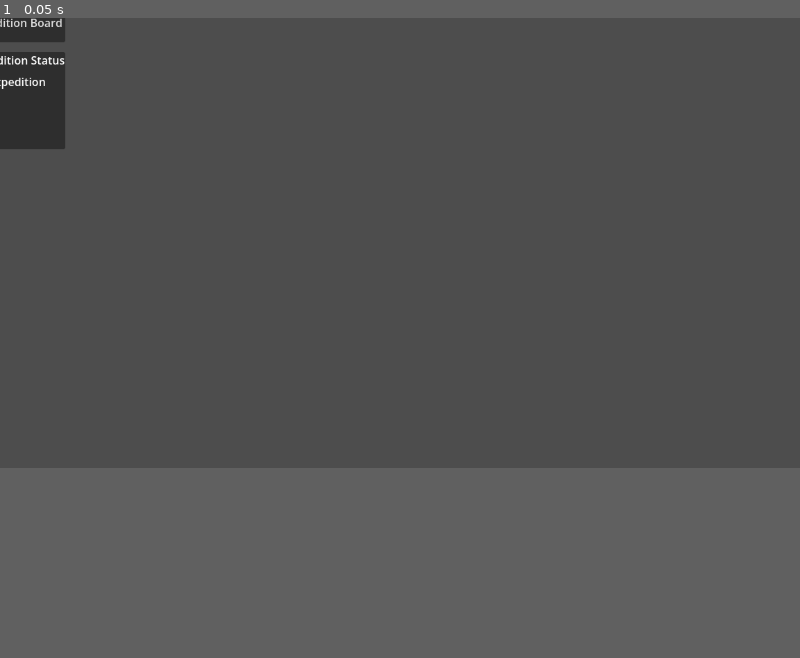
Above: before the commit, frame 1.
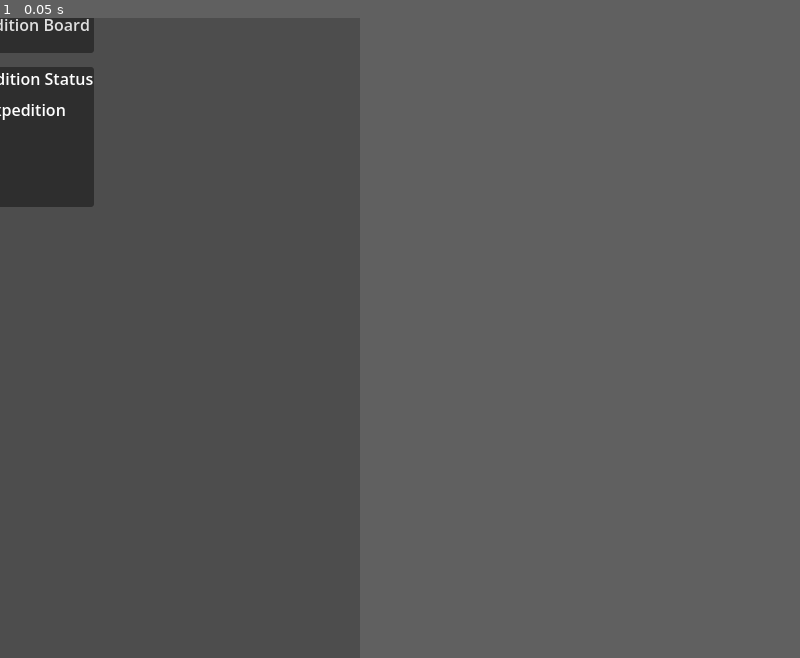
Above: after the commit, the same moment.

Repository: Navandis/expedition-guild-idle
Game: Godot game, scene res://scenes/main/Main.tscn
Two runs of this game, one before a commit and one after it. Both use one fixed random seed, a clock stepped at 60 frames per second and the inputs below.
Inputs:
- Up to frame 1 (0.05 s): no input
In our replay, the window is 800x450 before the commit and 360x640 after it. These sizes can differ from the game's own. Grey fills any space a smaller window leaves; there, only what the larger window draws over its background counts as a difference.

The runs differ from the first frame. In frame 1, 2.3% of the frame differs, in the area x 0-12%, y 0-30%.

Commit message:
Minor cosmetic changes

Diff:
--- a/project.godot
+++ b/project.godot
@@ -17,8 +17,15 @@
 
 [display]
 
-window/stretch/mode="viewport"
+window/size/viewport_width=360
+window/size/viewport_height=640
+window/stretch/mode="canvas_items"
 window/stretch/aspect="expand"
+window/handheld/orientation=1
+
+[input_devices]
+
+pointing/emulate_touch_from_mouse=true
 
 [physics]
 
@@ -26,5 +33,7 @@
 
 [rendering]
 
+textures/canvas_textures/default_texture_filter=0
 rendering_device/driver.windows="d3d12"
 renderer/rendering_method="mobile"
+textures/vram_compression/import_etc2_astc=true
Not shown, added: export_presets.cfg
Not shown, added: expedition-guild-idle.apk
Not shown, added: expedition-guild-idle.apk.idsig
